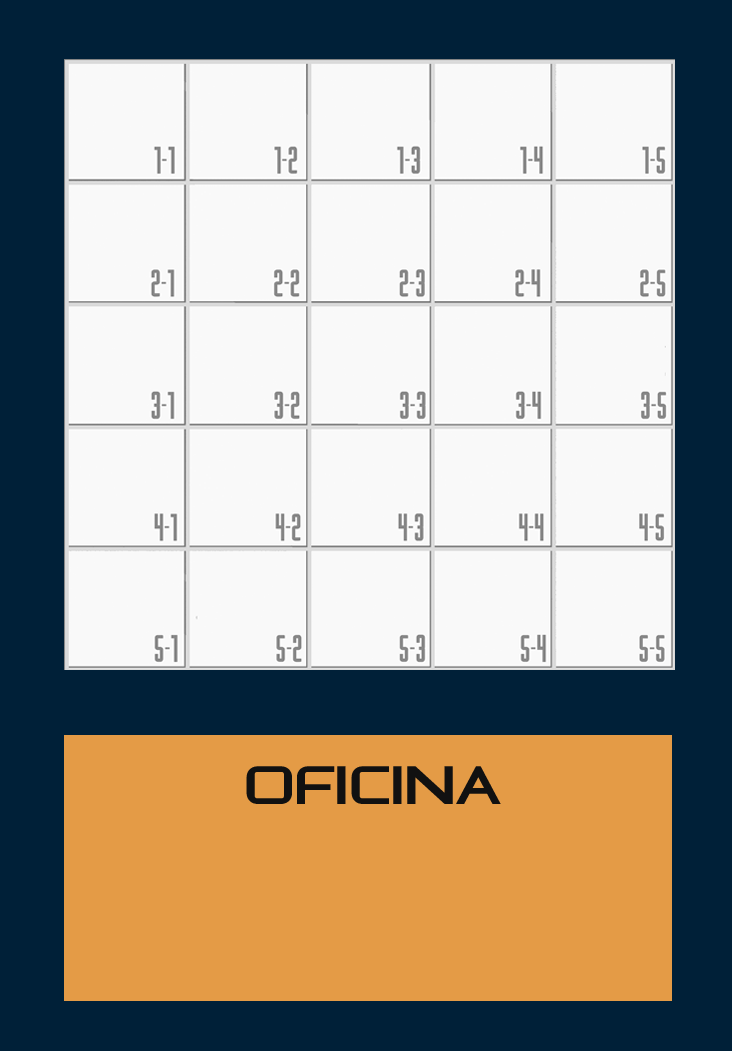
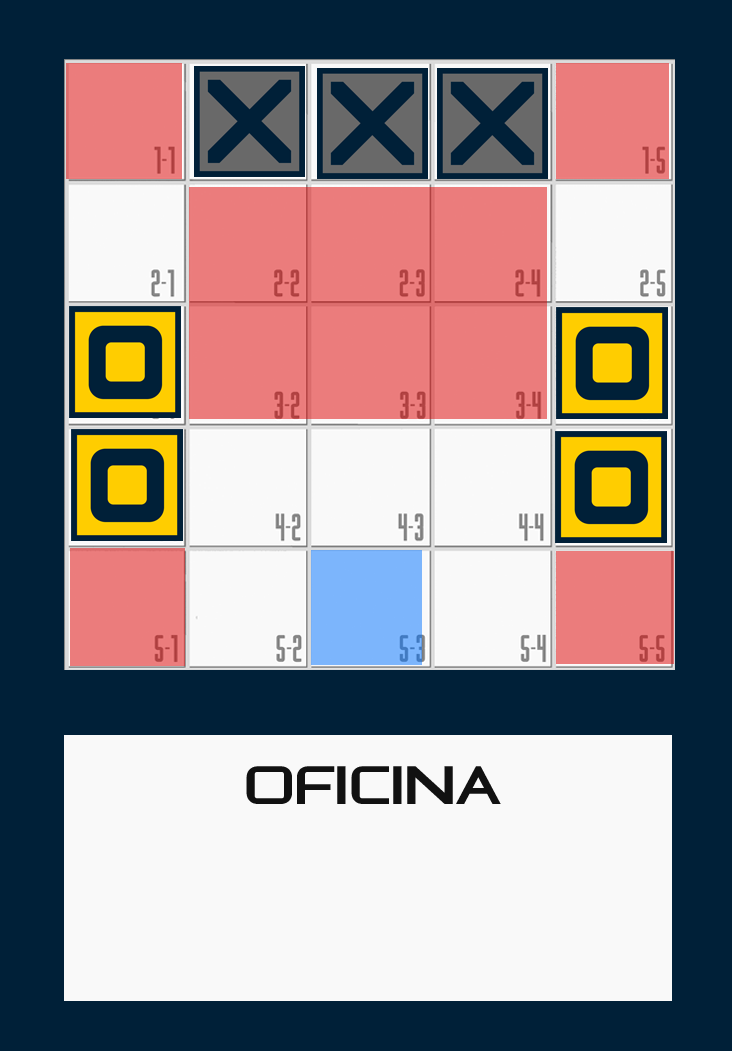
Two versions of the same layered image (w=732, h=1051). Layer-by-layer changes:
added layer "Capa 8 copia 5" above "Capa 8 copia 4" over [71, 429, 183, 541]
added layer "Capa 8 copia 4" above "Capa 8 copia 3" over [556, 307, 668, 419]
added layer "Capa 8 copia 2" above "Capa 8 copia" over [69, 306, 181, 418]
added layer "Capa 8 copia" above "Capa 8" over [555, 431, 667, 543]
added layer "Capa 7 copia 3" above "Capa 7 copia 2" over [317, 68, 428, 179]
added layer "Capa 7 copia 2" above "Capa 7 copia" over [437, 68, 548, 179]
added layer "Capa 7 copia" above "Capa 7" over [194, 66, 305, 177]
moved "titulo_carta" above "desc_carta" over [246, 766, 501, 804]
added layer "Capa 11" (50%) above "Capa 10" over [66, 63, 674, 666]
added layer "Capa 10" (50%) above "Capa 5" over [311, 550, 422, 665]
painted on "FONDO MANY" over [64, 63, 673, 1001]
renamed "ONE V MANY" to "ONE V MANY ESCENARIOS", hid it, painted on it over [65, 257, 667, 831]
hid "TRAS ONE" over [64, 63, 674, 1001]
